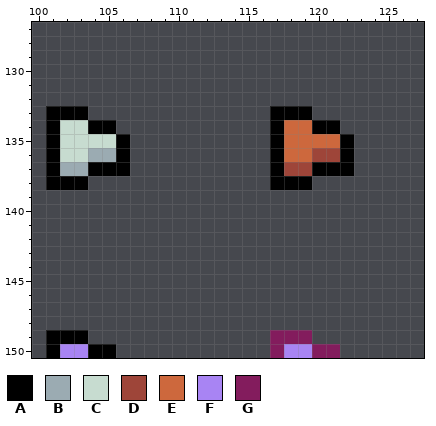
Pixel-art file -- Projects/TastyRoad/Assets/Sprites/_Other/_Emoji Sprite Assets/Emoji_PC.aseprite. The first picture shows the starting point.
128x192 pixels, 1 frame. Shown: x 100..127, y 127..150.
Palette (. is transparent): A #000000  B #9babb2  C #c7dcd0  D #9e4539  E #cd683d  F #a884f3  G #831c5d
Pixels before, first column x 101:
133 AAA.............AAA...
134 ACCAA...........AEEAA.
135 ACCCCA..........AEEEEA
136 ACCBBA..........AEEDDA
137 ABBAAA..........ADDAAA
138 AAA.............AAA...
139 ......................
140 ......................
141 ......................
142 ......................
143 ......................
144 ......................
145 ......................
146 ......................
147 ......................
148 ......................
149 AAA.............GGG...
150 AFFAA...........GFFGG.
After:
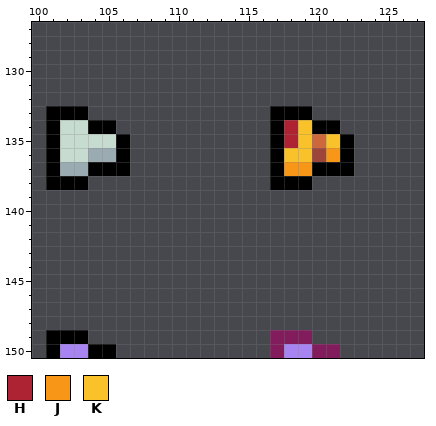
Colours new in this view: H #ae2334  J #f79617  K #f9c22b
Edits made:
{"where": "layer \"Layer 1\""}
{"y":134,"x":118,"old":"EE","new":"HK"}
{"y":135,"x":118,"old":"EE","new":"HK"}
{"y":135,"x":121,"old":"E","new":"K"}
{"y":136,"x":118,"old":"EE","new":"KK"}
{"y":136,"x":121,"old":"D","new":"J"}
{"y":137,"x":118,"old":"DD","new":"JJ"}
